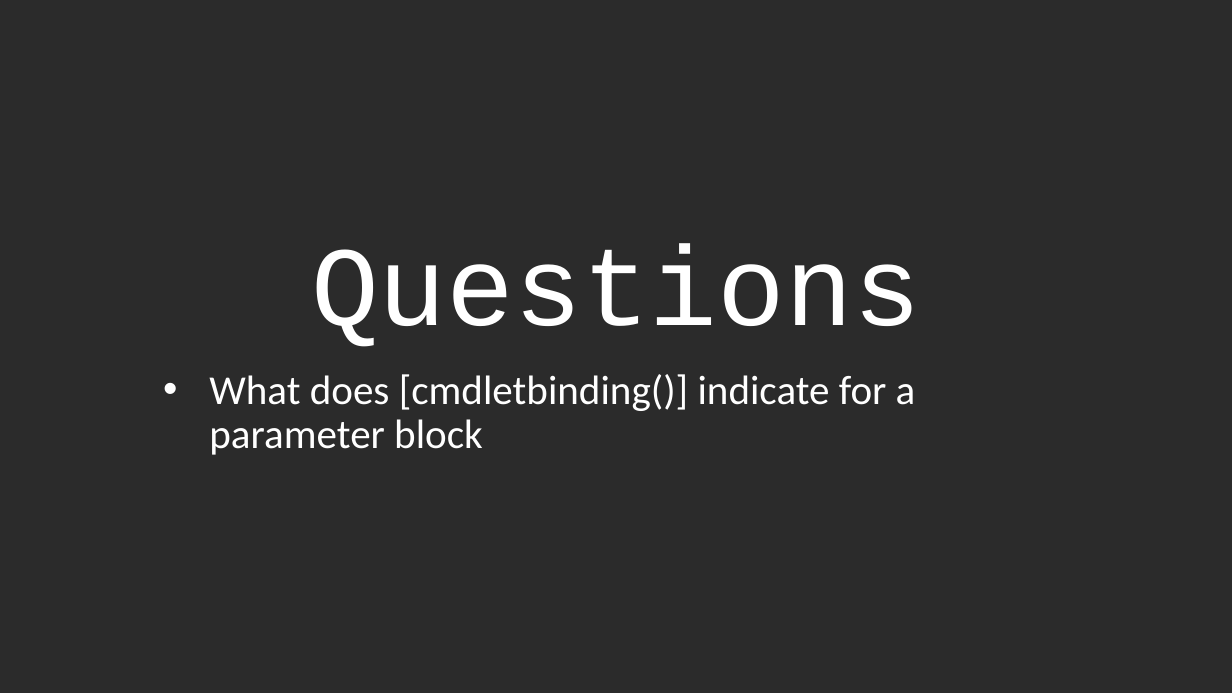
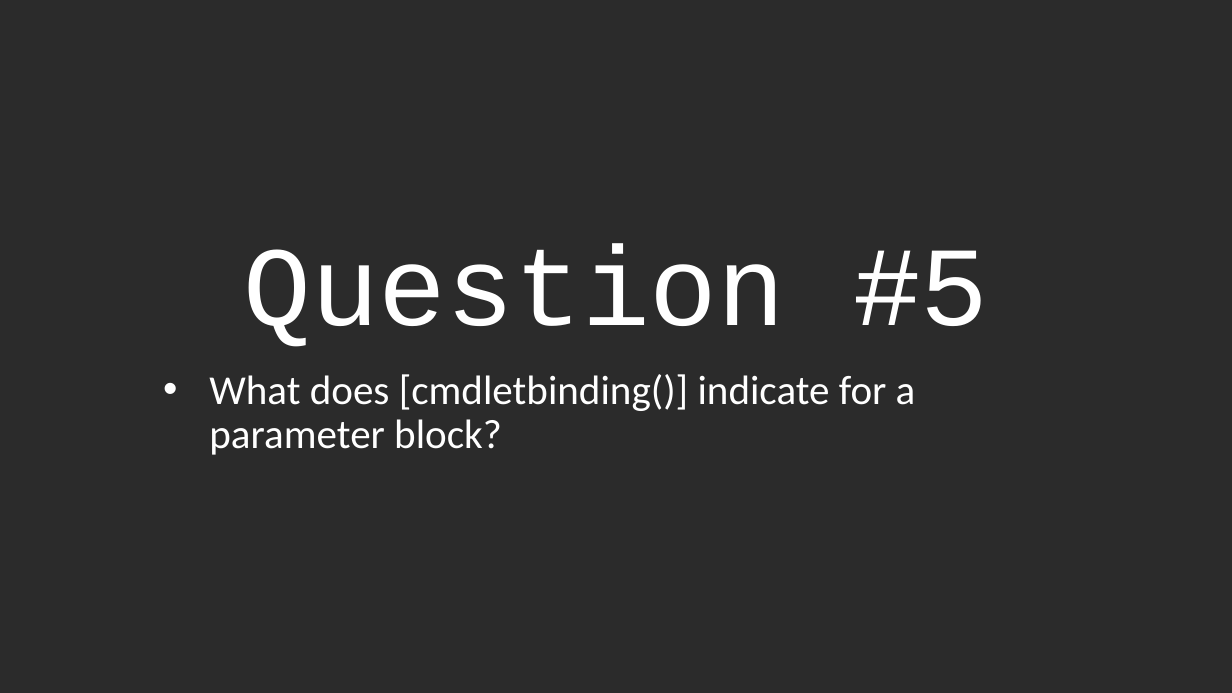
Before and after one commit to jaapbrasser/Events, a slide deck: slide 10 of DuPSuG_PowerShell_Saturday_2016_05_21/PowerQuiz/PowerQuiz.pptx. Drawn at 1232x693 pixels with LibreOffice and Linux fonts; fonts in the diff are those of the drawing; background and template pictures are left out; a plain dark background stands for a picture behind light text. Boxes give left, top, right and bottom in pixels: in the first picture for what was removed or moved away, otherwise in the second. Text is boxed around its words. In the diff, an @@ line names an element or a change of style, - is before the commit and + after.

```diff
--- a/DuPSuG_PowerShell_Saturday_2016_05_21/PowerQuiz/PowerQuiz.pptx
+++ b/DuPSuG_PowerShell_Saturday_2016_05_21/PowerQuiz/PowerQuiz.pptx
@@ title at box(243, 244, 988, 347): text changed @@
-Questions
+Question #5
@@ subtitle at box(209, 374, 916, 455): text changed @@
-• What does [cmdletbinding()] indicate for a parameter block
+• What does [cmdletbinding()] indicate for a parameter block?
```
Also in this commit, not shown: 21 other slides changed, 1 other file.
